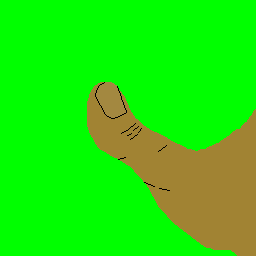
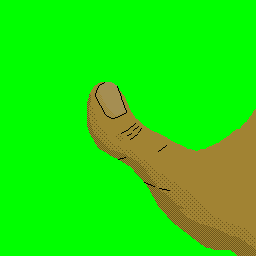
Layer changes from the first 256 × 256 image to the second:
added layer "Paint Layer 5" above "Paint Layer 4" over [left=87, top=82, right=256, bottom=256]
added layer "Paint Layer 4" above "Paint Layer 3" over [left=87, top=82, right=256, bottom=256]
added layer "Paint Layer 3" above "Paint Layer 2" over [left=87, top=82, right=126, bottom=128]
painted on "Background" over [left=87, top=82, right=191, bottom=236]
